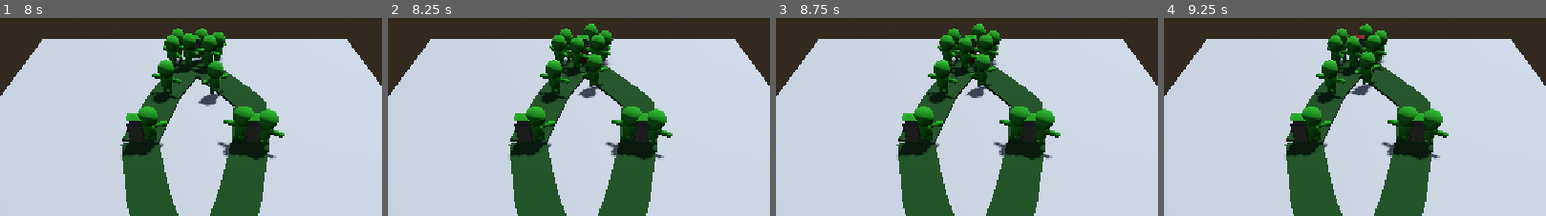
Above: before the commit, frames 1-4 (left to right).
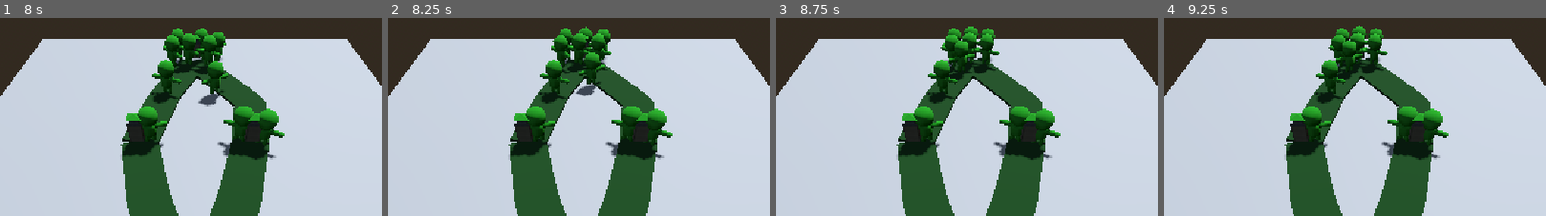
Above: after the commit, the same moments.

Repository: redd096/CrossCommunityGameJam2026
Game: Godot game, scene res://Scenes/game_scene.tscn
Same seed, same stepped clock (60 frames per second), same inputs: the game is played once before the commit and once after it. The engine's default icon, where the game draws it, is replaced by a stand-in: a white triangle on a blue panel in a dark square.
Inputs (mouse positions are % of the whole screen's width and height, from its top left):
- Up to frame 1 (8 s): click "Default Troop 10p" at 0.5 s; click "Multiple Troops 30p" at 1.25 s; move the mouse to (72, 41) at 2.02 s; hold Right (ui_right) 2.03-2.78 s; click (72, 41) at 2.17 s; move the mouse to (30, 51) at 2.77 s; hold Down (ui_down) 2.78-3.53 s; tap Enter (ui_accept) at 3.02, 4.52, 5.27, 6.02 s; move the mouse to (60, 22) at 3.52 s; hold Right (ui_right) 3.53-4.28 s; move the mouse to (45, 68) at 4.27 s; hold Up (ui_up) 4.28-5.03 s; click (45, 68) at 4.42 s; move the mouse to (80, 62) at 5.02 s; hold Left (ui_left) 5.03-6.53 s; move the mouse to (20, 30) at 5.77 s; move the mouse to (55, 46) at 6.52 s; hold Down (ui_down) 6.53-7.28 s; click (55, 46) at 6.67 s; move the mouse to (35, 19) at 7.27 s; hold Right (ui_right) from 7.28 s (still down)
- Up to frame 2 (8.25 s): move the mouse to (72, 41) at 8.02 s; release Right (ui_right) at 8.03 s; hold Up (ui_up) from 8.03 s (still down)
- Up to frame 3 (8.75 s): keep holding Up (ui_up); tap Enter (ui_accept) at 8.27 s
- Up to frame 4 (9.25 s): move the mouse to (30, 51) at 8.77 s; release Up (ui_up) at 8.78 s; hold Right (ui_right) from 8.78 s (still down); click (30, 51) at 8.92 s; tap Enter (ui_accept) at 9.02 s
The pictures show only the part of the screen within x 24-74%, y 0-50%; the shares and areas given below are measured in that part.

Frame 1 is identical in both runs. In frame 2, 1.6% of the frame differs, in the area x 41-59%, y 2-41%; in frame 3, 2.2%; in frame 4, 2.1%.

Commit message:
destroyed enemy base and stop spawn

Diff:
--- a/Scripts/managers/enemy_manager.gd
+++ b/Scripts/managers/enemy_manager.gd
@@ -18,6 +18,10 @@
 
 
 func _spawn_troop() :
+	# the spawner tower was conquered by the Player: stop spawning
+	if spawner.current_faction != OrphanUnit.ECharacterFaction.ENEMY:
+		return
+
 	# instantiate troops and initialize them, one formation slot per unit
 	var offsets: Array[Vector2] = MovementUtilities.get_formation_offsets(spawnable_troop.formation_size, spawnable_troop.formation_spacing, spawnable_troop.formation_max_columns)
 	for slot: Vector2 in offsets:
